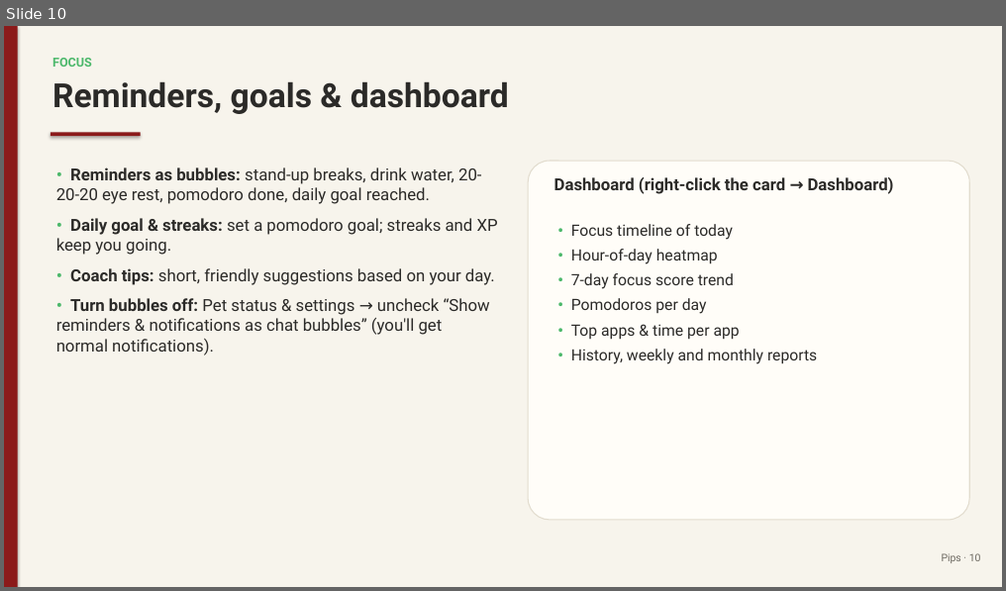
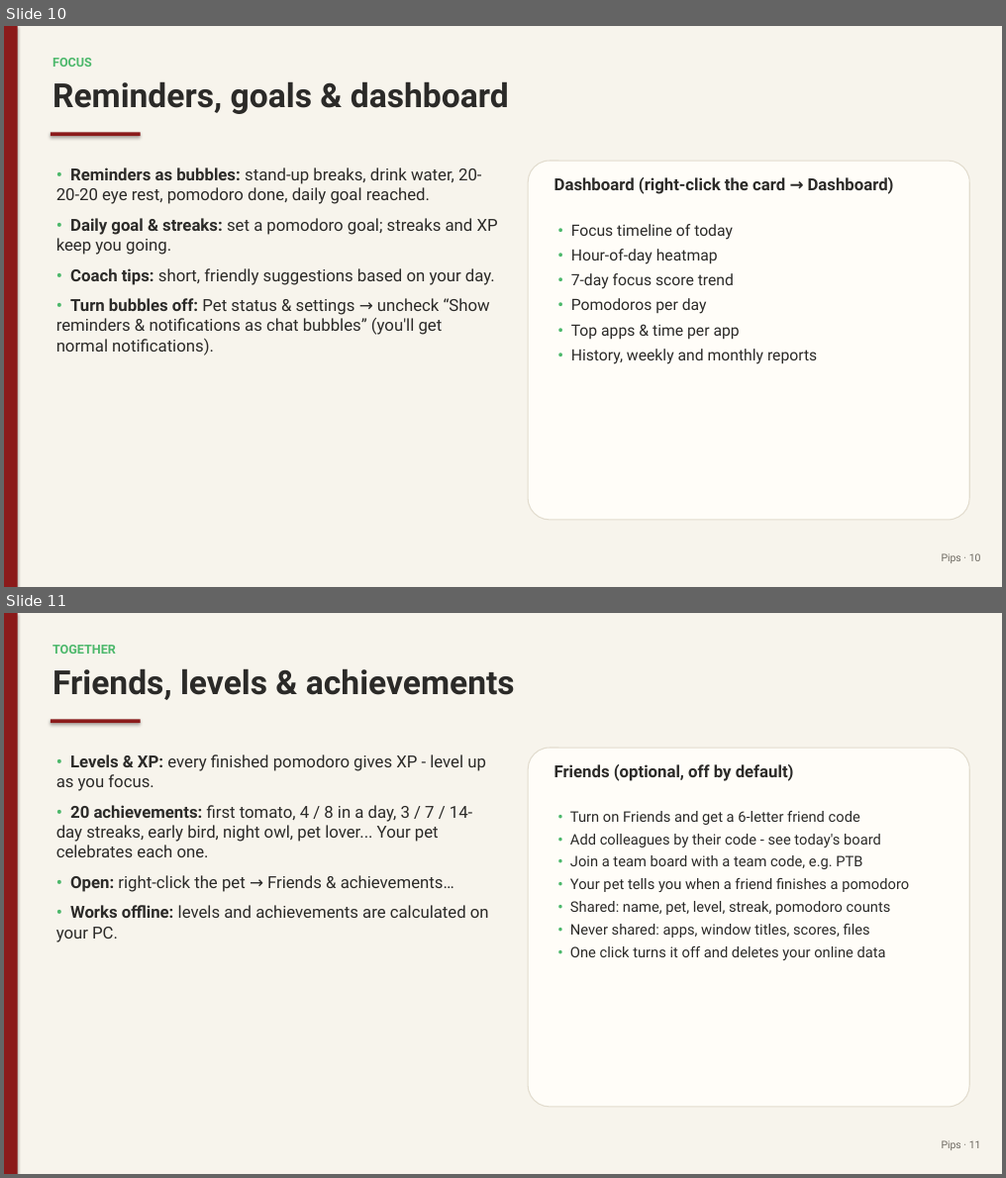
Before and after one commit to juw12/projects, a slide deck: apps/pips/web/download/Pips-Guide.pptx. Shown one above the other, each under a label of ours: slide 10 before the commit, slides 10 and 11 after it. The pictures are 1006x591 and 1006x1178 pixels, drawn with LibreOffice and Linux fonts; fonts in the diff are those of the drawing. Boxes give left, top, right and bottom in pixels: in the first picture for what was removed or moved away, otherwise in the second. Text is boxed around its words. In the diff, an @@ line names an element or a change of style, - is before the commit and + after.

Commit message:
pips 2.3.0: Friends, levels & achievements

```diff
--- a/apps/pips/web/download/Pips-Guide.pptx
+++ b/apps/pips/web/download/Pips-Guide.pptx
@@ slide 11 added at (4,613,1002,1174), background #F7F4EC @@
@@ rectangle added at (4,613,18,1174), fill #8B1A1A @@
@@ text added at (53,645,116,654), 12 pt, text #4CB86B, bold @@
+TOGETHER
@@ text added at (53,668,515,700), 32 pt, text #2B2A28, bold @@
+Friends, levels & achievements
@@ rectangle added at (51,719,141,723), fill #8B1A1A @@
@@ text added at (56,755,489,943), 16 pt, text #2B2A28 @@
+• Levels & XP: every finished pomodoro gives XP - level up as you focus.
+• 20 achievements: first tomato, 4 / 8 in a day, 3 / 7 / 14-day streaks, early bird, night owl, pet lover... Your pet celebrates each one.
+• Open: right-click the pet → Friends & achievements…
+• Works offline: levels and achievements are calculated on your PC.
@@ rounded rectangle added at (528,748,969,1107), fill #FFFDF8, outline #E2DCCE 1 pt @@
@@ text added at (554,764,794,781), 16 pt, text #2B2A28, bold @@
+Friends (optional, off by default)
@@ text added at (570,811,891,960), 14 pt, text #2B2A28 @@
+• Turn on Friends and get a 6-letter friend code
+• Add colleagues by their code - see today's board
+• Join a team board with a team code, e.g. PTB
+• Your pet tells you when a friend finishes a pomodoro
+• Shared: name, pet, level, streak, pomodoro counts
+• Never shared: apps, window titles, scores, files
+• One click turns it off and deletes your online data
@@ text added at (942,1141,981,1151), 10 pt, text #6E6A62 @@
+Pips · 11
```
Also in this commit, not shown: 6 slides changed, 1 other slide added, 1 slide removed, 9 other files.
